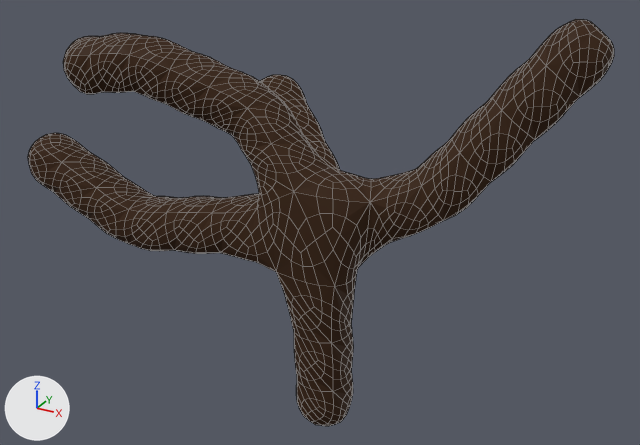
Renders of the Blender file assets_src/tree.blend from each side of a commit.
Both versions are drawn from a 50 mm lens placed at (5.52, -8.75, 4.34), pointed at (0.07, 1.16, -0.61). The lights are fixed; the arrows at lower left show +X, +Y and +Z. Mesh edges are drawn as thin lines.

In view in the first picture: 'Tree'.
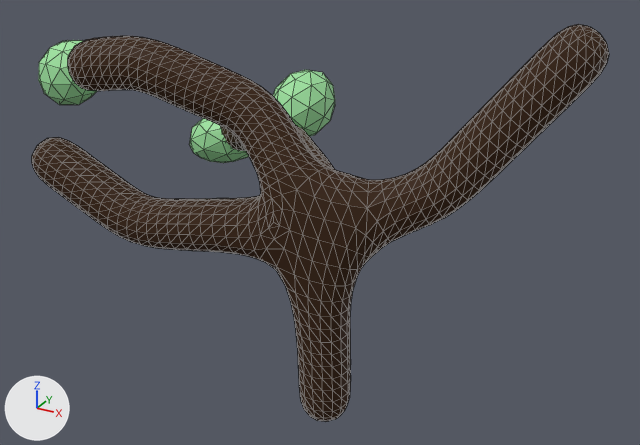
Commit message: Fixed tree

What differs and where, as boxes [x1, y1, x2, y2] in the pictures (640 x 445 px):
'Tree', reshaped, modifiers changed: before [28, 19, 614, 426]; after [32, 24, 609, 421]
'Icosphere', added (green): after [273, 70, 335, 137]
'Icosphere.002', added (green): after [39, 40, 97, 105]
'Icosphere.001', added (green): after [189, 118, 249, 163]

Patch to the scene script:
```diff
--- a/assets_src/tree.blend.py
+++ b/assets_src/tree.blend.py
@@ mat_leaves_001 @@
+mat_leaves_001 = principled_material('leaves.001')
+mat_leaves_001.base_color = (0.354, 0.8, 0.361)  # green #a1e7a2
@@ mat_leaves @@
+mat_leaves = principled_material('leaves')
+mat_leaves.base_color = (0.354, 0.8, 0.361)  # green #a1e7a2
@@ me_plane_003 @@
 me_plane_003.from_pydata(...)  # 11 vertices, 0 faces, 10 loose edges; spans x -0.88..0.52, y -2.13..2.79, z -2.44..1.14
 # used by ob_tree; location = (-0.68, 0.69, 0.62); rotation_euler = (0.0, 0.0, -1.571), in degrees (0, 0, -90); scale = (1.5, 1.5, 1.5)
 # verts and faces of me_plane_003; kept vertices keep their numbers, new ones are numbered from 11
 # before: 9 (-0.33, 0.48, -0.49), 10 (-0.88, -0.38, 0.26)
+# me_plane_003 part 1
+delete_vertices([10])  # with the faces that use them
+verts[11] = (-0.88, -0.38, -0.18)
+verts[12] = (-1.25, -1.2, -0.47)
+edges += [(9, 11), (11, 12)]
 me_plane_003.materials.append(mat_treebark)
@@ me_icosphere_007 @@
+me_icosphere_007.from_pydata(...)  # an icosphere of 80 faces spanning x -0.95..0.95, y -1.0..1.0, z -1.0..1.0
+me_icosphere_007.materials.append(mat_leaves_001)  # green #a1e7a2
@@ me_icosphere_006 @@
+me_icosphere_006.from_pydata(...)  # an icosphere of 80 faces spanning x -0.95..0.95, y -1.0..1.0, z -1.0..1.0
+me_icosphere_006.materials.append(mat_leaves)  # green #a1e7a2
@@ me_icosphere_005 @@
+me_icosphere_005.from_pydata(...)  # an icosphere of 80 faces spanning x -0.95..0.95, y -1.0..1.0, z -1.0..1.0
+me_icosphere_005.materials.append(mat_leaves)  # green #a1e7a2
@@ ob_tree @@
 _m = ob_tree.modifiers.new('Skin', 'SKIN')
+_m = ob_tree.modifiers.new('Subdivision', 'SUBSURF')
+_m.levels = 2
 _m = ob_tree.modifiers.new('Triangulate', 'TRIANGULATE')
 _m.quad_method = 'FIXED_ALTERNATE'
-_m = ob_tree.modifiers.new('Subdivision', 'SUBSURF')
-_m.levels = 2
@@ ob_icosphere_002 @@
+ob_icosphere_002 = bpy.data.objects.new('Icosphere.002', me_icosphere_007)
+ob_icosphere_002.location = (-3.21, 0.07, 1.34)
+ob_icosphere_002.rotation_euler = (-1.126, -0.151, 4.563)  # degrees (-65, -8.7, 261)
+ob_icosphere_002.scale = (0.385, 0.445, 0.556)
@@ ob_icosphere_001 @@
+ob_icosphere_001 = bpy.data.objects.new('Icosphere.001', me_icosphere_006)
+ob_icosphere_001.location = (-2.27, 2.38, -0.06)
+ob_icosphere_001.rotation_euler = (-0.324, 0.552, 1.768)  # degrees (-19, 32, 101)
+ob_icosphere_001.scale = (0.412, 0.672, 0.44)
@@ ob_icosphere @@
+ob_icosphere = bpy.data.objects.new('Icosphere', me_icosphere_005)
+ob_icosphere.location = (-0.86, 2.32, 0.66)
+ob_icosphere.rotation_euler = (0.458, 0.0, 0.0)  # degrees (26, 0, 0)
+ob_icosphere.scale = (0.473, 0.603, 0.473)
```
